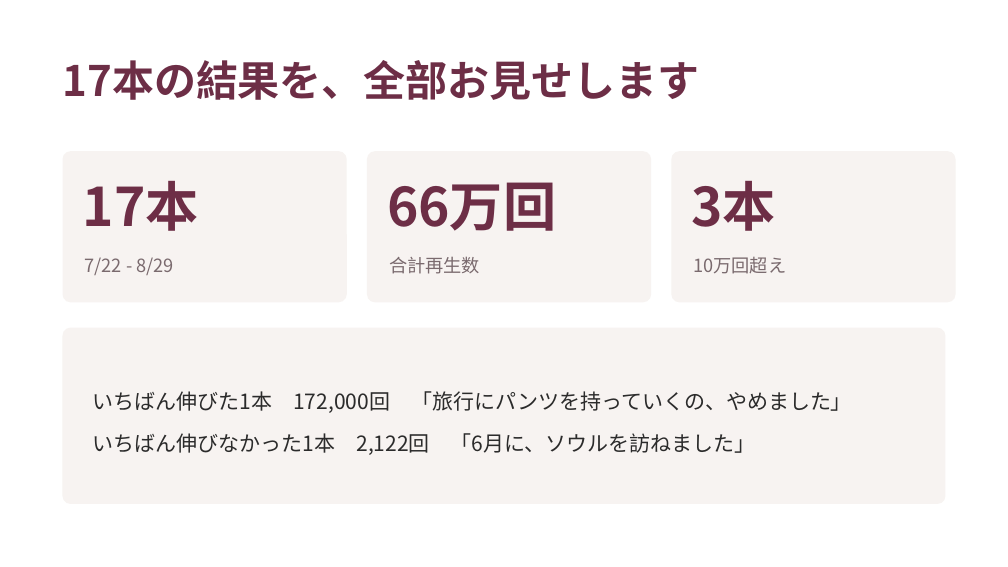
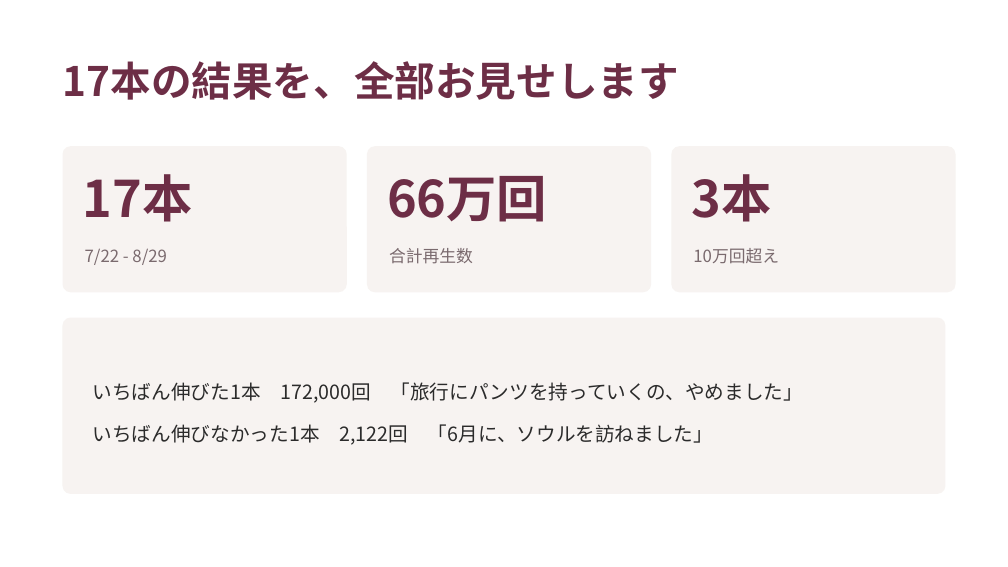
Before and after one commit to fashio17/potential-lamp, a slide deck: slide 11 of 運用/スライド/説明会_20260916.pptx. Drawn at 1008x567 pixels with LibreOffice and Linux fonts; fonts in the diff are those of the drawing. Boxes give left, top, right and bottom in pixels: in the first picture for what was removed or moved away, otherwise in the second. Text is boxed around its words. In the diff, an @@ line names an element or a change of style, - is before the commit and + after.

```diff
--- a/運用/スライド/説明会_20260916.pptx
+++ b/運用/スライド/説明会_20260916.pptx
@@ text "17本の結果を、全部お見せします" at (62,61,679,100): size 30 to 29 pt @@
@@ rounded rectangle: place and size @@
-rounded rectangle at (62,151,347,302)
+rounded rectangle at (62,146,347,292)
@@ rounded rectangle: place and size @@
-rounded rectangle at (367,151,651,302)
+rounded rectangle at (367,146,651,292)
@@ proportions changed in 3 elements at (62,146,347,292), (367,146,651,292), (671,146,956,292) @@
@@ rounded rectangle: place and size @@
-rounded rectangle at (671,151,956,302)
+rounded rectangle at (671,146,956,292)
@@ size 38 to 36 pt in 3 elements at (83,174,193,222), (387,176,547,222), (691,174,771,222) @@
@@ size 13 to 12 pt in 3 elements at (85,248,167,265), (389,248,473,264), (693,248,779,264) @@
@@ 6 texts, 1 rounded rectangle: place and size @@
-6 texts, 1 rounded rectangle at (62,181,946,504)
+6 texts, 1 rounded rectangle at (62,174,946,494)
@@ text "いちばん伸びた1本 172,000回 「旅行にパンツを持っていくの、やめました」" at (93,382,803,445): size 15 to 14 pt @@
```
Also in this commit, not shown: 22 other slides changed, 2 slides added, 10 other files.
